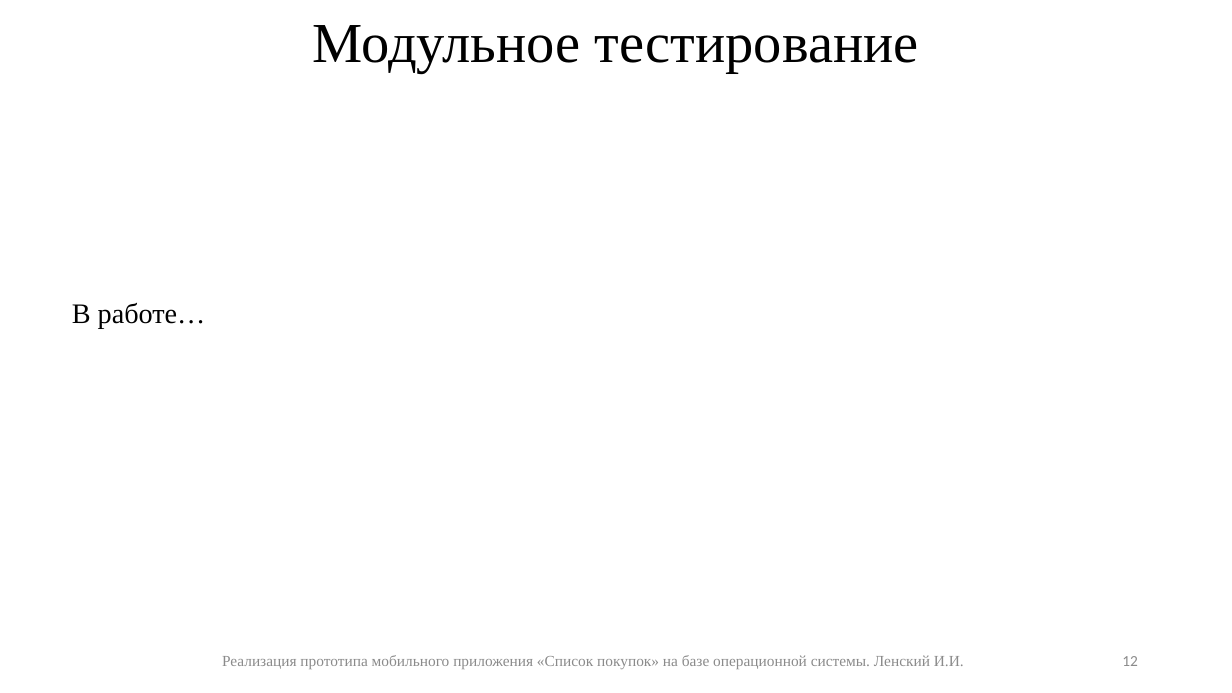
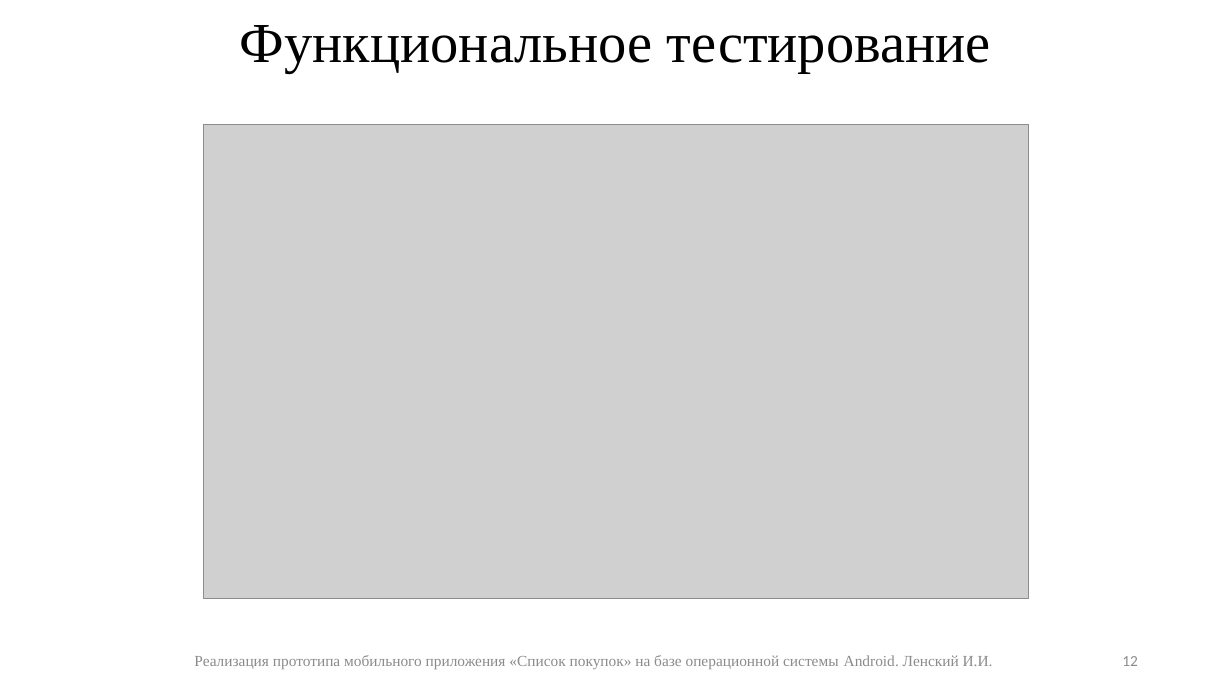
Before and after one commit to IliaLenskii/graduate-work, a slide deck: slide 12 of 3/java-2021-1-Lenskii.pptx. Drawn at 1232x693 pixels with LibreOffice and Linux fonts; fonts in the diff are those of the drawing; grey boxes stand for pictures. Boxes give left, top, right and bottom in pixels: in the first picture for what was removed or moved away, otherwise in the second. Text is boxed around its words. In the diff, an @@ line names an element or a change of style, - is before the commit and + after.

```diff
--- a/3/java-2021-1-Lenskii.pptx
+++ b/3/java-2021-1-Lenskii.pptx
@@ title at [240, 25, 991, 73]: text changed @@
-Модульное тестирование
+Функциональное тестирование
@@ picture added at [203, 124, 1029, 599] @@
@@ text removed at [72, 303, 206, 329] @@
-В работе…
@@ text at [194, 655, 993, 669]: text changed @@
-Реализация прототипа мобильного приложения «Список покупок» на базе операционной системы. Ленский И.И.
+Реализация прототипа мобильного приложения «Список покупок» на базе операционной системы Android. Ленский И.И.
```
Also in this commit, not shown: 11 other slides changed, 2 other files.
